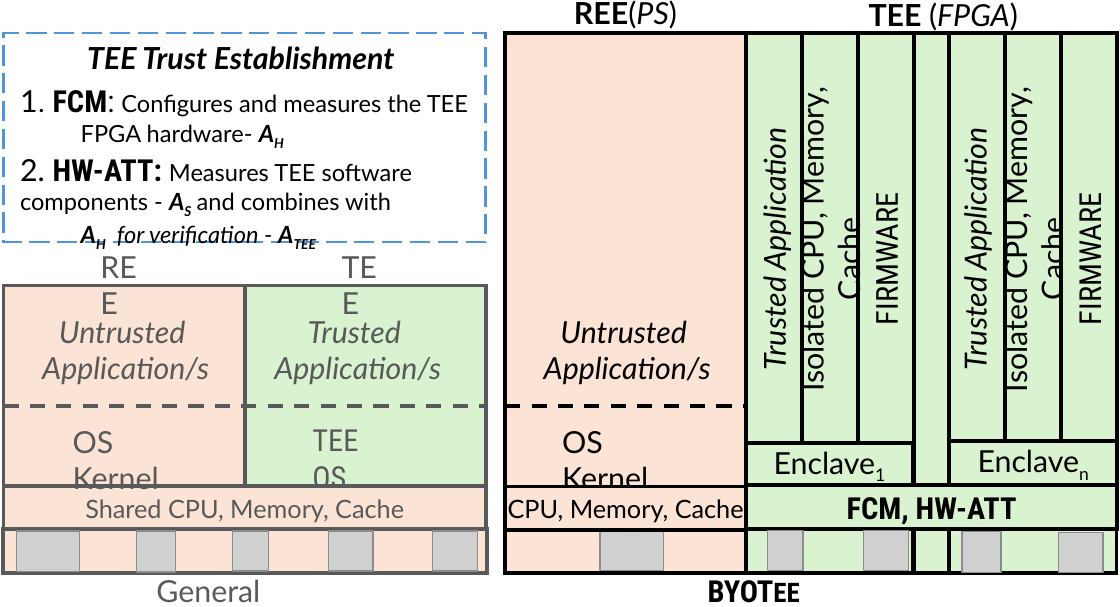
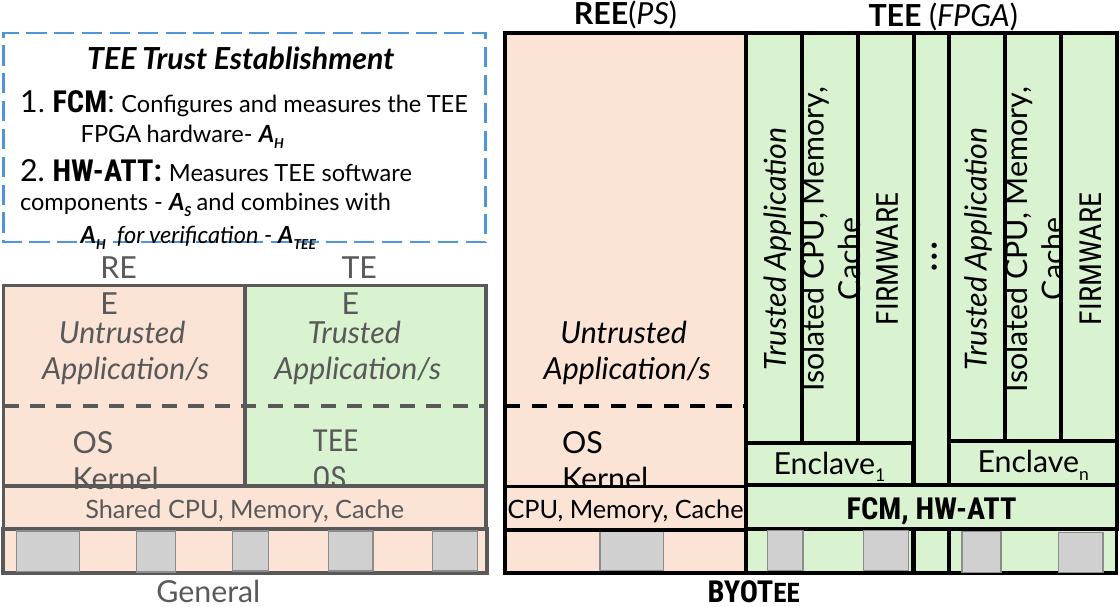
Before and after one commit to Tomal-kuet/NSF-SaTC-small-MCU, a slide deck: slide 1 of figs/byotee-overview.pptx. Drawn at 1120x607 pixels with LibreOffice and Linux fonts; fonts in the diff are those of the drawing; grey boxes stand for pictures. Boxes give left, top, right and bottom in pixels: in the first picture for what was removed or moved away, otherwise in the second. Text is boxed around its words. In the diff, an @@ line names an element or a change of style, - is before the commit and + after.

```diff
--- a/figs/byotee-overview.pptx
+++ b/figs/byotee-overview.pptx
@@ text added at (888, 233, 951, 284), 25 pt, text #000000 @@
+…
```
Also in this commit, not shown: 1 other file.
